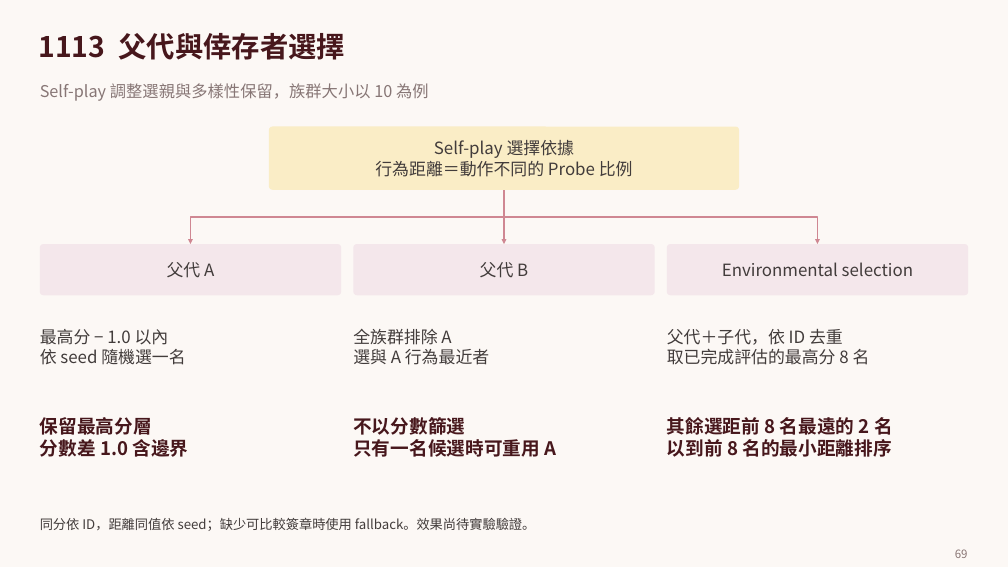
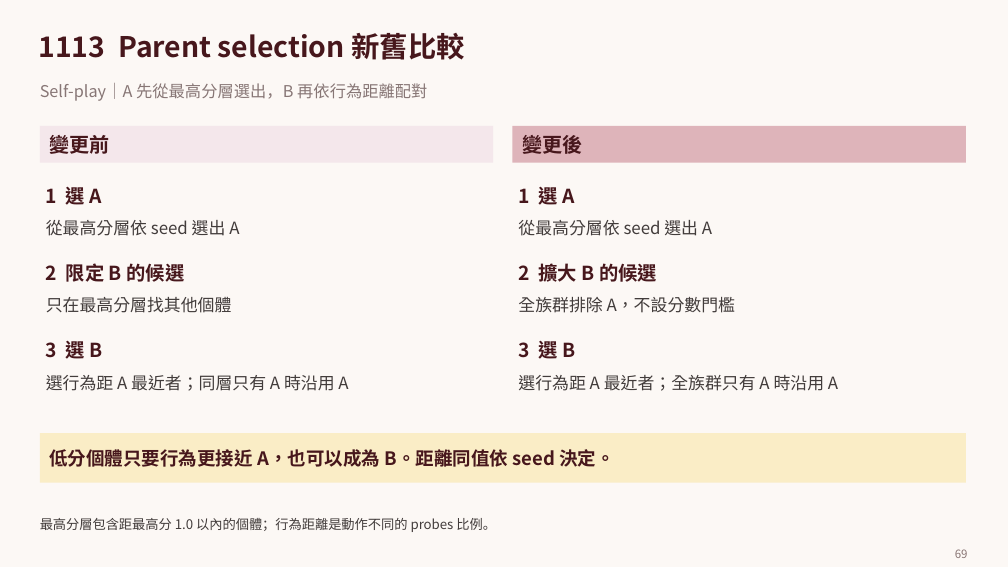
Before and after one commit to sophie8909/EAGLE, a slide deck: slide 69 of Meeting/deliverables/EAGLE.pptx. Drawn at 1008x567 pixels with LibreOffice and Linux fonts; fonts in the diff are those of the drawing; background and template pictures are left out. Boxes give left, top, right and bottom in pixels: in the first picture for what was removed or moved away, otherwise in the second. Text is boxed around its words. In the diff, an @@ line names an element or a change of style, - is before the commit and + after.

Commit message:
docs: expand the 1113 experiment and selection slides

```diff
--- a/Meeting/deliverables/EAGLE.pptx
+++ b/Meeting/deliverables/EAGLE.pptx
@@ text at (39,33,464,60): text changed @@
-1113 父代與倖存者選擇
+1113 Parent selection 新舊比較
@@ text at (40,83,427,101): text changed @@
-Self-play 調整選親與多樣性保留，族群大小以 10 為例
+Self-play｜A 先從最高分層選出，B 再依行為距離配對
@@ rectangle added at (40,126,493,163), fill #F4E7EB, 25 pt, text #47171C, bold @@
+變更前
@@ rounded rectangle removed at (269,127,739,190) @@
-Self-play 選擇依據
-行為距離＝動作不同的 Probe 比例
@@ rectangle added at (512,126,965,163), fill #DEB4BA, 25 pt, text #47171C, bold @@
+變更後
@@ text added at (46,183,102,209), 24 pt, text #47171C, bold @@
+1 選 A
@@ elbow arrow removed from (504, 190) to (190, 244) @@
@@ elbow arrow removed from (504, 190) to (817, 244) @@
@@ arrow removed from (504, 190) to (504, 244) @@
@@ text added at (518,183,574,209), 24 pt, text #47171C, bold @@
+1 選 A
@@ text added at (46,220,239,236), 21 pt, text #423C3B @@
+從最高分層依 seed 選出 A
@@ text added at (518,220,712,236), 21 pt, text #423C3B @@
+從最高分層依 seed 選出 A
@@ rounded rectangle removed at (40,244,341,296) @@
-父代 A
@@ text added at (46,263,184,282), 24 pt, text #47171C, bold @@
+2 限定 B 的候選
@@ rounded rectangle removed at (353,244,654,296) @@
-父代 B
@@ text added at (518,263,657,282), 24 pt, text #47171C, bold @@
+2 擴大 B 的候選
@@ rounded rectangle removed at (667,244,968,296) @@
-Environmental selection
@@ text added at (46,297,232,313), 21 pt, text #423C3B @@
+只在最高分層找其他個體
@@ text added at (518,297,735,313), 21 pt, text #423C3B @@
+全族群排除 A，不設分數門檻
@@ text removed at (40,329,185,365) @@
-最高分 − 1.0 以內
-依 seed 隨機選一名
@@ text removed at (353,329,489,365) @@
-全族群排除 A
-選與 A 行為最近者
@@ text removed at (667,329,870,365) @@
-父代＋子代，依 ID 去重
-取已完成評估的最高分 8 名
@@ text added at (46,337,103,363), 24 pt, text #47171C, bold @@
+3 選 B
@@ text added at (518,337,575,363), 24 pt, text #47171C, bold @@
+3 選 B
@@ text added at (46,375,348,391), 21 pt, text #423C3B @@
+選行為距 A 最近者；同層只有 A 時沿用 A
@@ text added at (518,375,838,391), 21 pt, text #423C3B @@
+選行為距 A 最近者；全族群只有 A 時沿用 A
@@ text removed at (40,417,189,457) @@
-保留最高分層
-分數差 1.0 含邊界
@@ text removed at (353,417,557,457) @@
-不以分數篩選
-只有一名候選時可重用 A
@@ text removed at (667,417,893,457) @@
-其餘選距前 8 名最遠的 2 名
-以到前 8 名的最小距離排序
@@ rectangle added at (40,433,966,483), fill #FAEDC6, 23 pt, text #47171C, bold @@
+低分個體只要行為更接近 A，也可以成為 B。距離同值依 seed 決定。
@@ text at (40,518,496,532): text changed @@
-同分依 ID，距離同值依 seed；缺少可比較簽章時使用 fallback。效果尚待實驗驗證。
+最高分層包含距最高分 1.0 以內的個體；行為距離是動作不同的 probes 比例。
```
Also in this commit, not shown: 4 slides added.
